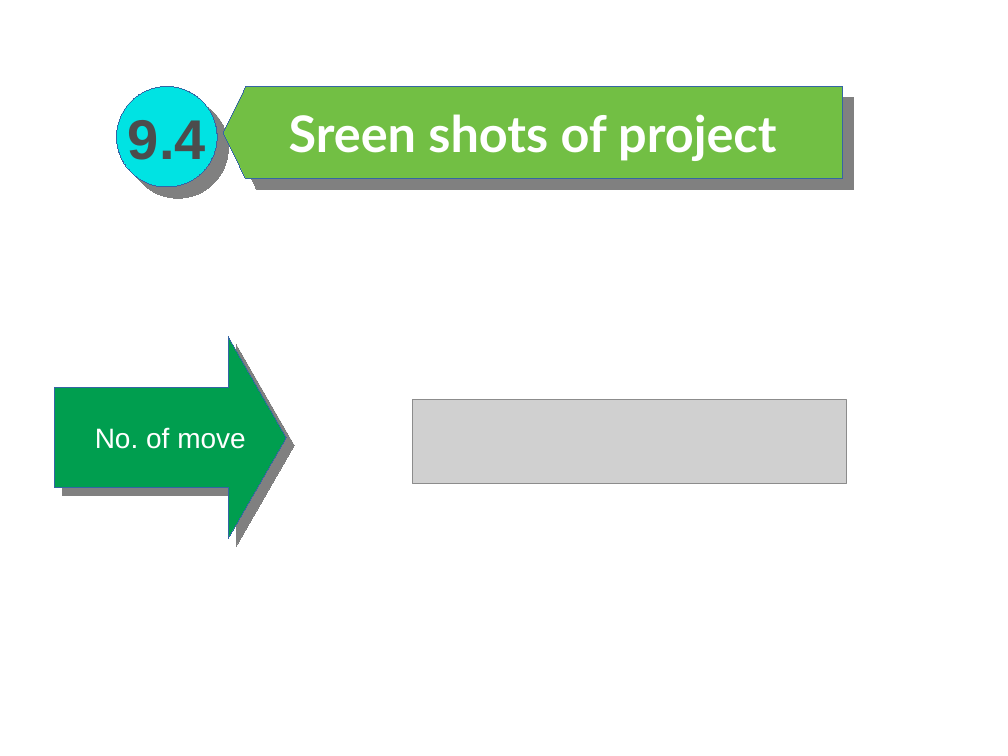
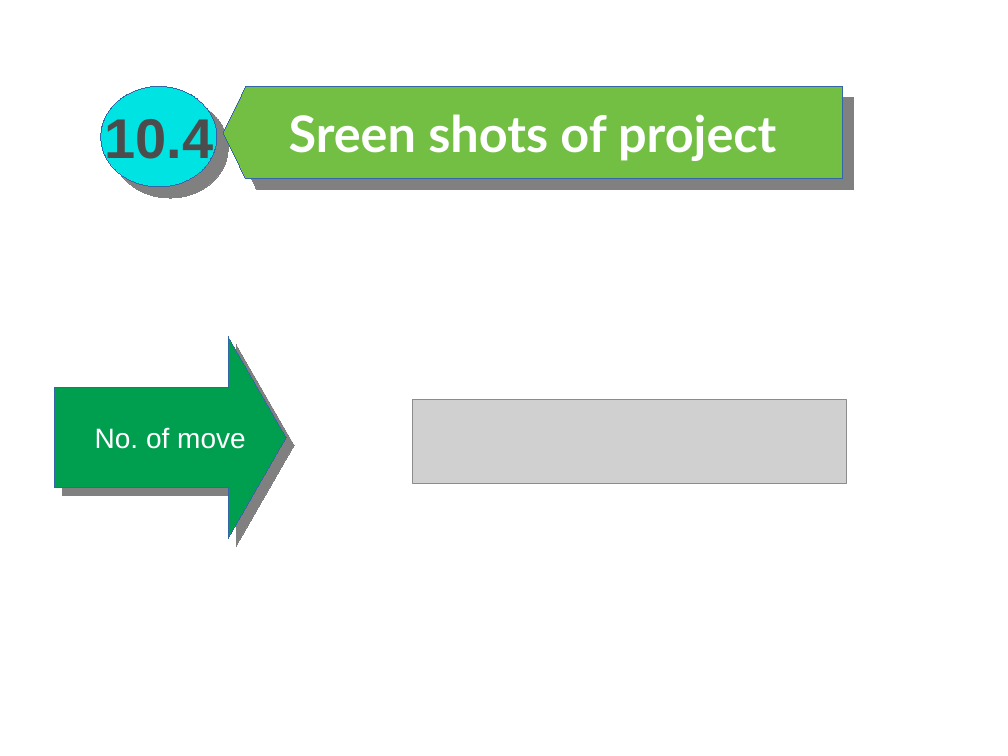
Before and after one commit to Mazedul1737820124/Puzzle-games-for-linux, a slide deck: slide 15 of Presentation.pptx (slide 14 before the commit). Drawn at 1008x756 pixels with LibreOffice and Linux fonts; fonts in the diff are those of the drawing; grey boxes stand for pictures. Boxes give left, top, right and bottom in pixels: in the first picture for what was removed or moved away, otherwise in the second. Text is boxed around its words. In the diff, an @@ line names an element or a change of style, - is before the commit and + after.

```diff
--- a/Presentation.pptx
+++ b/Presentation.pptx
@@ ellipse "10.4": place and size @@
-ellipse "10.4" at box(117, 87, 218, 187)
+ellipse "10.4" at box(101, 87, 217, 187)
@@ text in ellipse at box(104, 114, 213, 168): text changed @@
-9.4
+10.4
```
Also in this commit, not shown: 15 other slides changed, 1 slide added.
